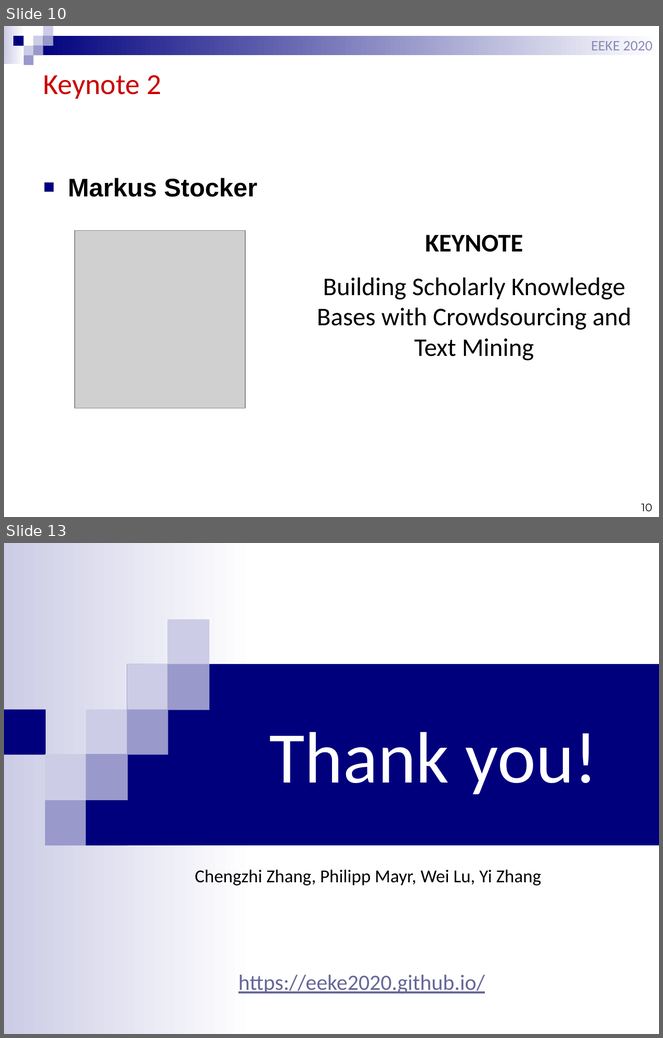
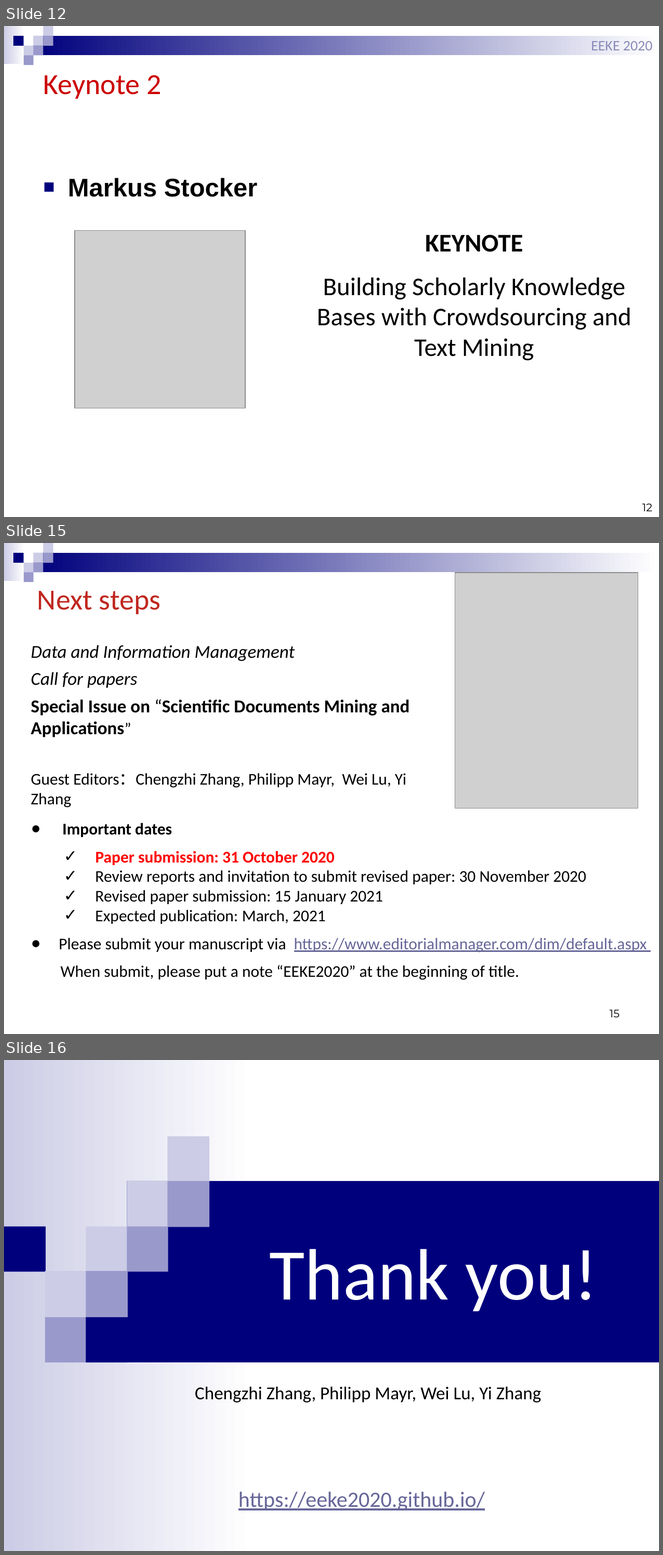
Before and after one commit to EEKE2020/EEKE2020.github.io, a slide deck: slides/eeke2020_intro.pptx. Shown one above the other, each under a label of ours: slides 10 and 13 before the commit, slides 12, 15 and 16 after it; the slides between them are not shown. The pictures are 663x1038 and 663x1555 pixels, drawn with LibreOffice and Linux fonts; fonts in the diff are those of the drawing; grey boxes stand for pictures. Boxes give left, top, right and bottom in pixels: in the first picture for what was removed or moved away, otherwise in the second. Text is boxed around its words. In the diff, an @@ line names an element or a change of style, - is before the commit and + after.

```diff
--- a/slides/eeke2020_intro.pptx
+++ b/slides/eeke2020_intro.pptx
@@ slide 15 added at box(4, 543, 659, 1034), background #FFFFFF; not listed: 9 template elements that a slide beside it also shows @@
@@ picture added at box(455, 573, 639, 808) @@
@@ title added at box(37, 591, 161, 614), 32 pt, text #C0271F @@
+Next steps
@@ text added at box(31, 645, 410, 788), 20 pt, text #000000 @@
+Data and Information Management
+Call for papers
+Special Issue on “Scientific Documents Mining and Applications”
+Guest Editors：Chengzhi Zhang, Philipp Mayr, Wei Lu, Yi Zhang
@@ text added at box(59, 823, 647, 980), 18 pt, text #000000 @@
+● Important dates
+  ✓ Paper submission: 31 October 2020
+  ✓ Review reports and invitation to submit revised paper: 30 November 2020
+  ✓ Revised paper submission: 15 January 2021
+  ✓ Expected publication: March, 2021
+● Please submit your manuscript via https://www.editorialmanager.com/dim/default.aspx
+When submit, please put a note “EEKE2020” at the beginning of title.
@@ page number added at box(610, 1010, 620, 1018), 12 pt, text #000000 @@
+15
@@ what was slide 10 is now slide 12 @@
@@ page number at box(643, 504, 652, 512): text changed @@
-10
+12
@@ what was slide 13 is now slide 16 @@
```
Also in this commit, not shown: 9 slides changed, 2 other slides added.
